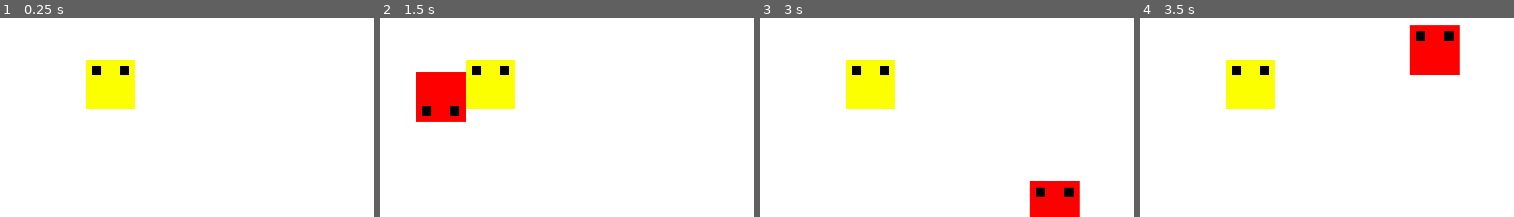
Above: before the commit, frames 1-4 (left to right).
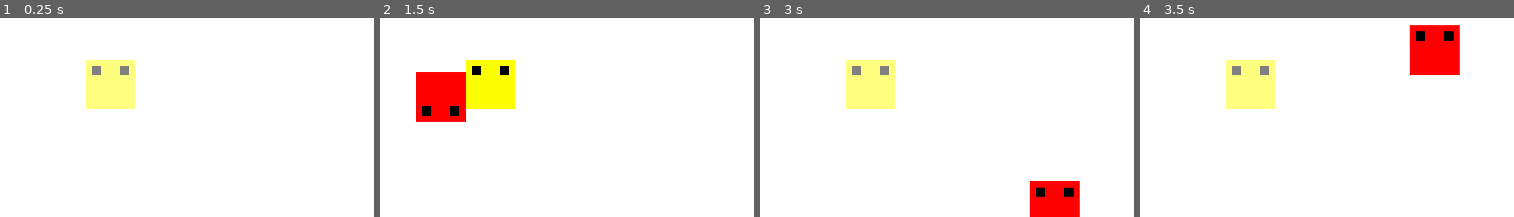
Above: after the commit, the same moments.

Repository: benwayland-cell/very-serious-game-module
Game: Godot game, scene res://test_area.tscn
Two runs of this game, one before a commit and one after it. Both use one fixed random seed, a clock stepped at 60 frames per second and the inputs below.
Inputs:
- Up to frame 1 (0.25 s): no input
- Up to frame 2 (1.5 s): tap Enter at 0.5 s; hold D (right) 0.53-1.28 s; tap Space at 1.25 s; hold S (down) from 1.28 s (still down)
- Up to frame 3 (3 s): release S (down) at 2.03 s; hold D (right) 2.03-2.78 s; hold W (up) from 2.78 s (still down)
- Up to frame 4 (3.5 s): keep holding W (up)
The pictures show only the part of the screen within x 34-84%, y 29-78%; the shares and areas given below are measured in that part.

The runs differ from the first frame. In frame 1, 3.2% of the frame differs, in the area x 22-37%, y 21-46%; in frame 2, nothing differs; in frame 3, 3.2%; in frame 4, 3.2%.

Commit message:
Made visual indicator for facing tile

Diff:
--- a/test_area.tscn
+++ b/test_area.tscn
@@ -30,3 +30,4 @@
 
 [node name="FacingTile" parent="." unique_id=1854367602 instance=ExtResource("5_vt2yd")]
 position = Vector2(112, 64)
+faded_amount = null
--- a/tiles/scripts/facing_tile.gd
+++ b/tiles/scripts/facing_tile.gd
@@ -2,6 +2,7 @@
 extends StaticBody2D
 
 @export var direction: Player.FacingDirections = Player.FacingDirections.UP
+@export var faded_amount: float = 0.5
 
 @onready var sprite: Sprite2D = %Sprite2D
 @onready var area: Area2D = %Area2D
@@ -14,7 +15,7 @@
 	if Engine.is_editor_hint():
 		old_direction = direction
 
-	player = get_tree().get_nodes_in_group("player")[0]
+	player = get_tree().get_first_node_in_group("player")
 
 	_set_direction()
 
@@ -28,9 +29,12 @@
 
 	var colliding := player.facing_direction != direction
 	if colliding:
+		modulate.a = 1
 		for body in area.get_overlapping_bodies():
 			if body is Player:
 				colliding = false
+	else:
+		modulate.a = faded_amount
 
 	set_collision_layer_value(1, colliding)
 
